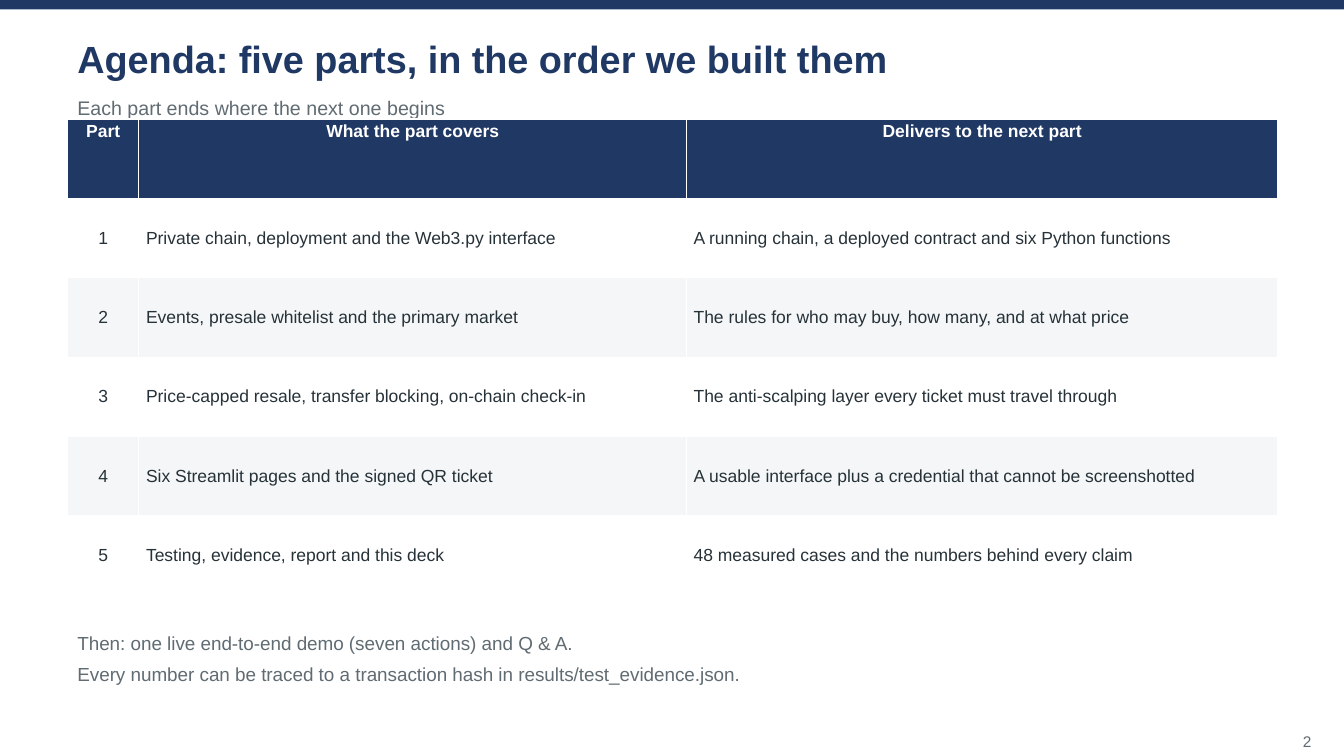
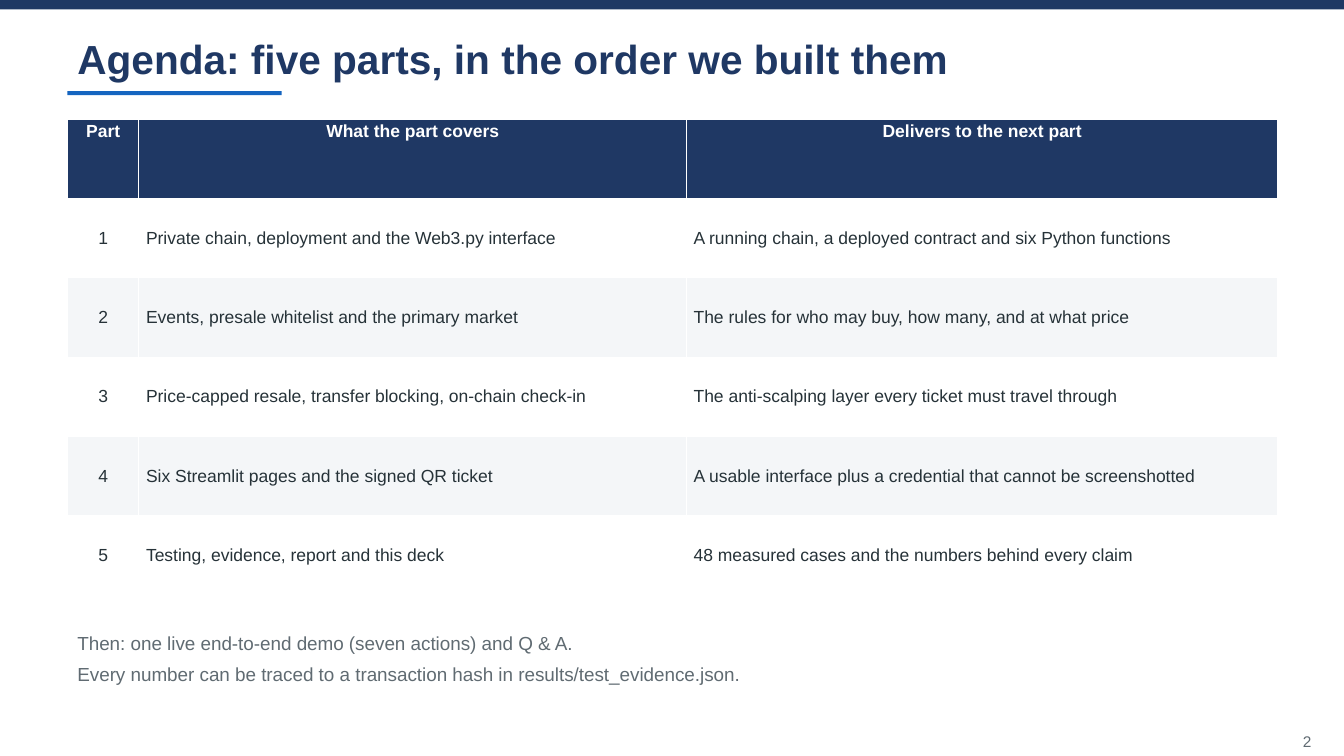
Before and after one commit to wangzai-dao/FTEC5520_AntiScalping, a slide deck: slide 2 of presentation/final_presentation.pptx. Drawn at 1344x756 pixels with LibreOffice and Linux fonts; fonts in the diff are those of the drawing. Boxes give left, top, right and bottom in pixels: in the first picture for what was removed or moved away, otherwise in the second. Text is boxed around its words. In the diff, an @@ line names an element or a change of style, - is before the commit and + after.

Commit message:
Remove the subtitle line under every slide title
The grey kicker under each title ('No page builds a raw transaction', 'Every
negative case is forced on chain', ...) is gone. In its place a short rule in the
part colour sits under the title, so the title band still reads as a band without
repeating the headline in smaller type.

Titles grow by 2 pt to fill the space: 32 / 29 / 26 pt by length (was 30 / 27 / 24).
title_bar() keeps the kicker argument so call sites did not change; it is simply
no longer drawn.

```diff
--- a/presentation/final_presentation.pptx
+++ b/presentation/final_presentation.pptx
@@ text "Agenda: five parts, in the ..." at box(77, 44, 948, 82): size 27 to 29 pt @@
@@ rectangle added at box(68, 92, 282, 96), fill #1565C0 @@
@@ text removed at box(77, 101, 445, 118) @@
-Each part ends where the next one begins
```
Also in this commit, not shown: 15 other slides changed, 1 other file.
